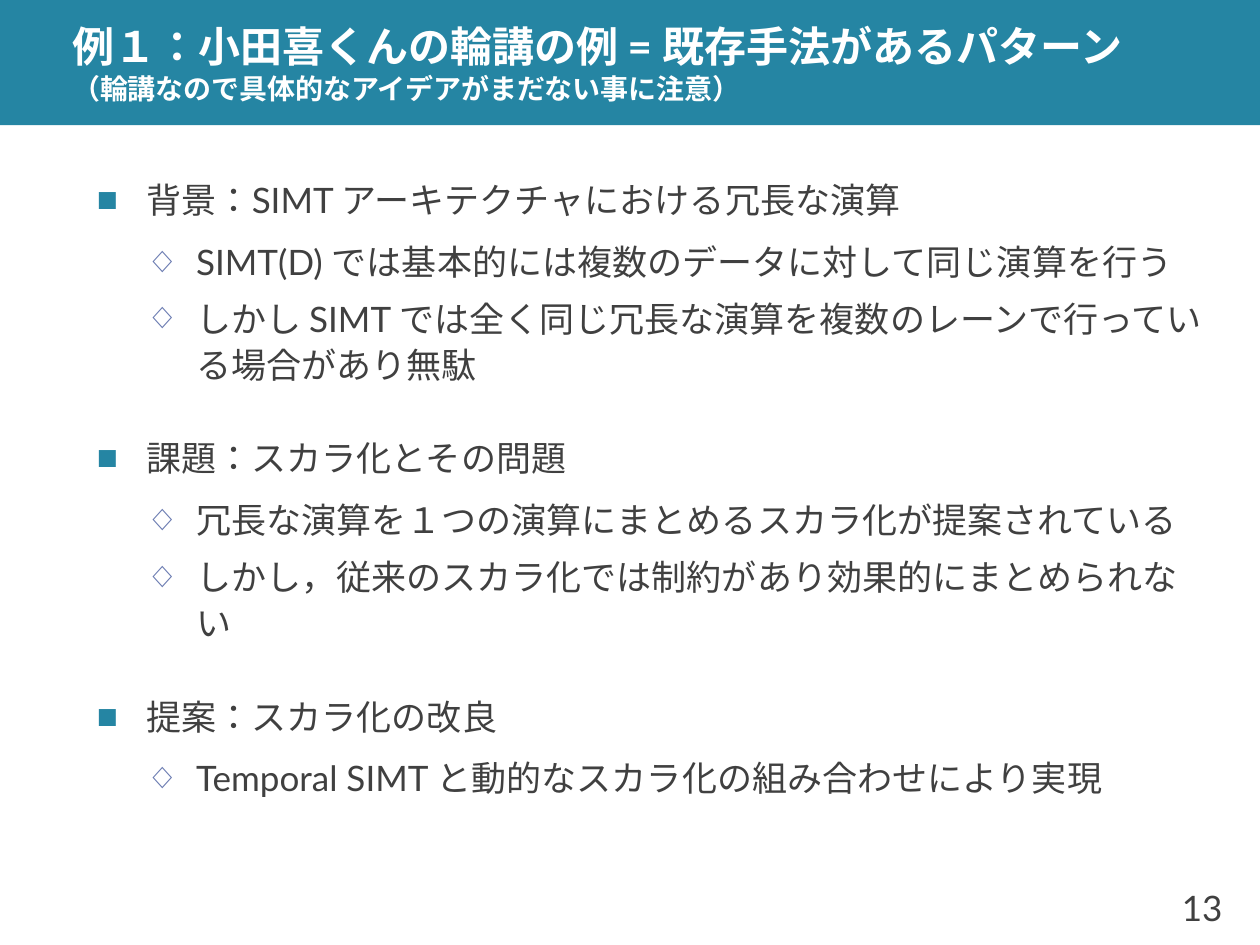
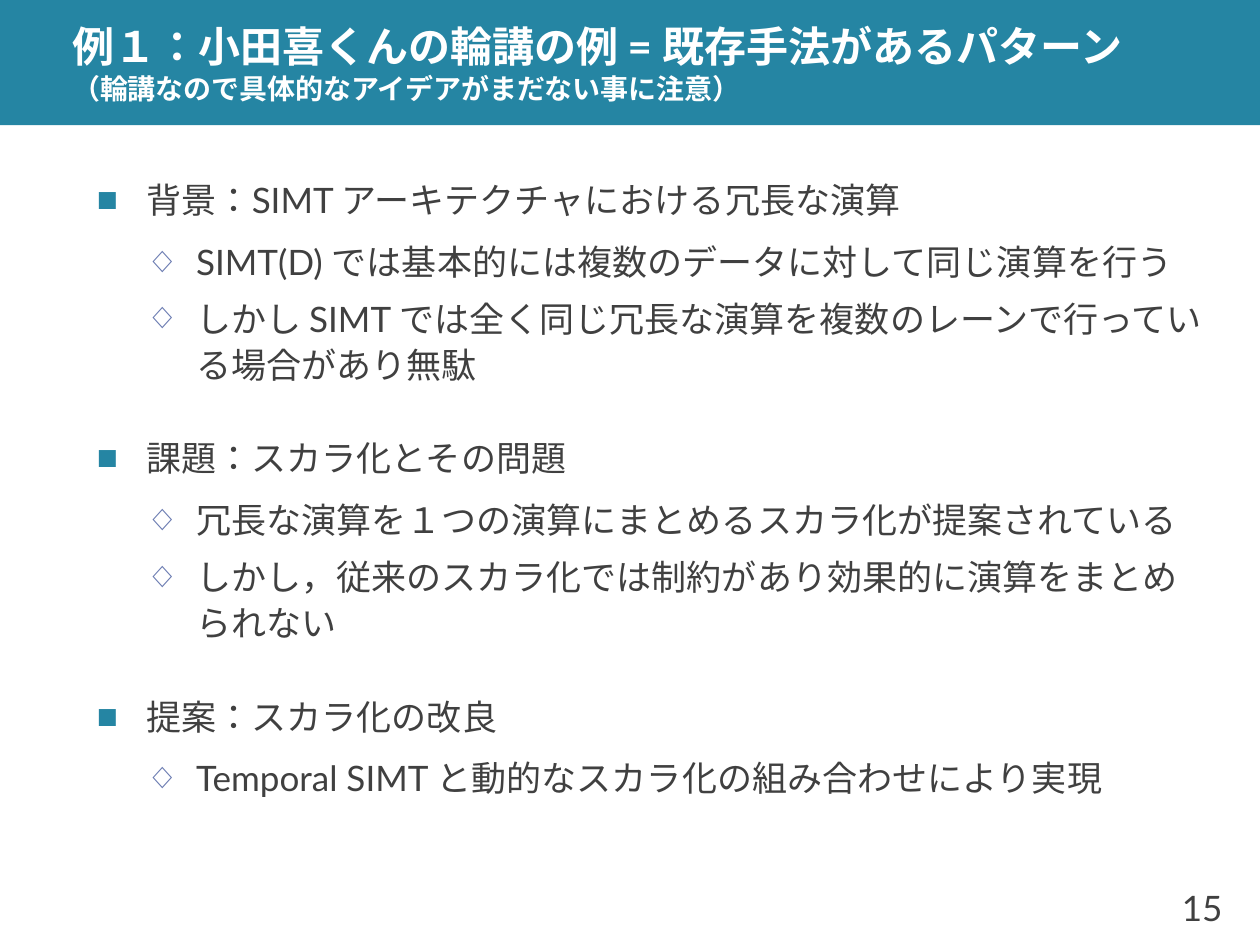
Before and after one commit to shioya-lab/how-to, a slide deck: slide 15 of plot.pptx (slide 13 before the commit). Drawn at 1260x945 pixels with LibreOffice and Linux fonts; fonts in the diff are those of the drawing. Boxes give left, top, right and bottom in pixels: in the first picture for what was removed or moved away, otherwise in the second. Text is boxed around its words. In the diff, an @@ line names an element or a change of style, - is before the commit and + after.

```diff
--- a/plot.pptx
+++ b/plot.pptx
@@ text at (196,560,1178,638): text changed @@
-  ◇ しかし，従来のスカラ化では制約があり効果的にまとめられない
+  ◇ しかし，従来のスカラ化では制約があり効果的に演算をまとめられない
@@ page number at (1182,896,1223,922): text changed @@
-13
+15
```
Also in this commit, not shown: 8 other slides changed, 5 slides added, 1 other file.
